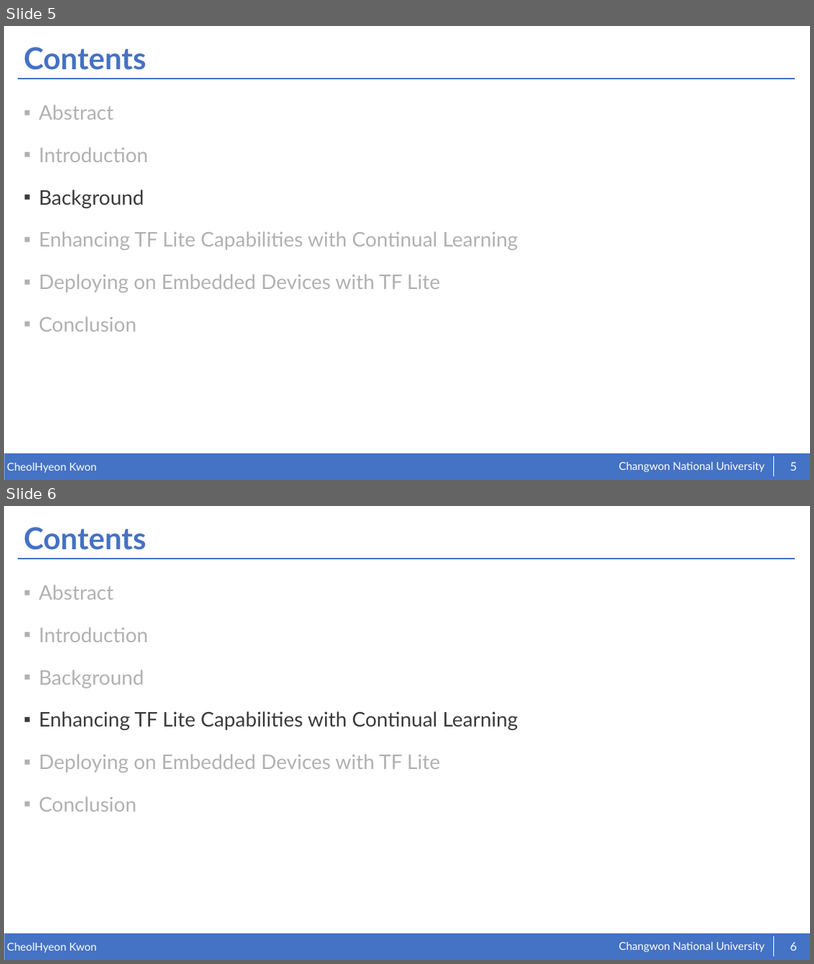
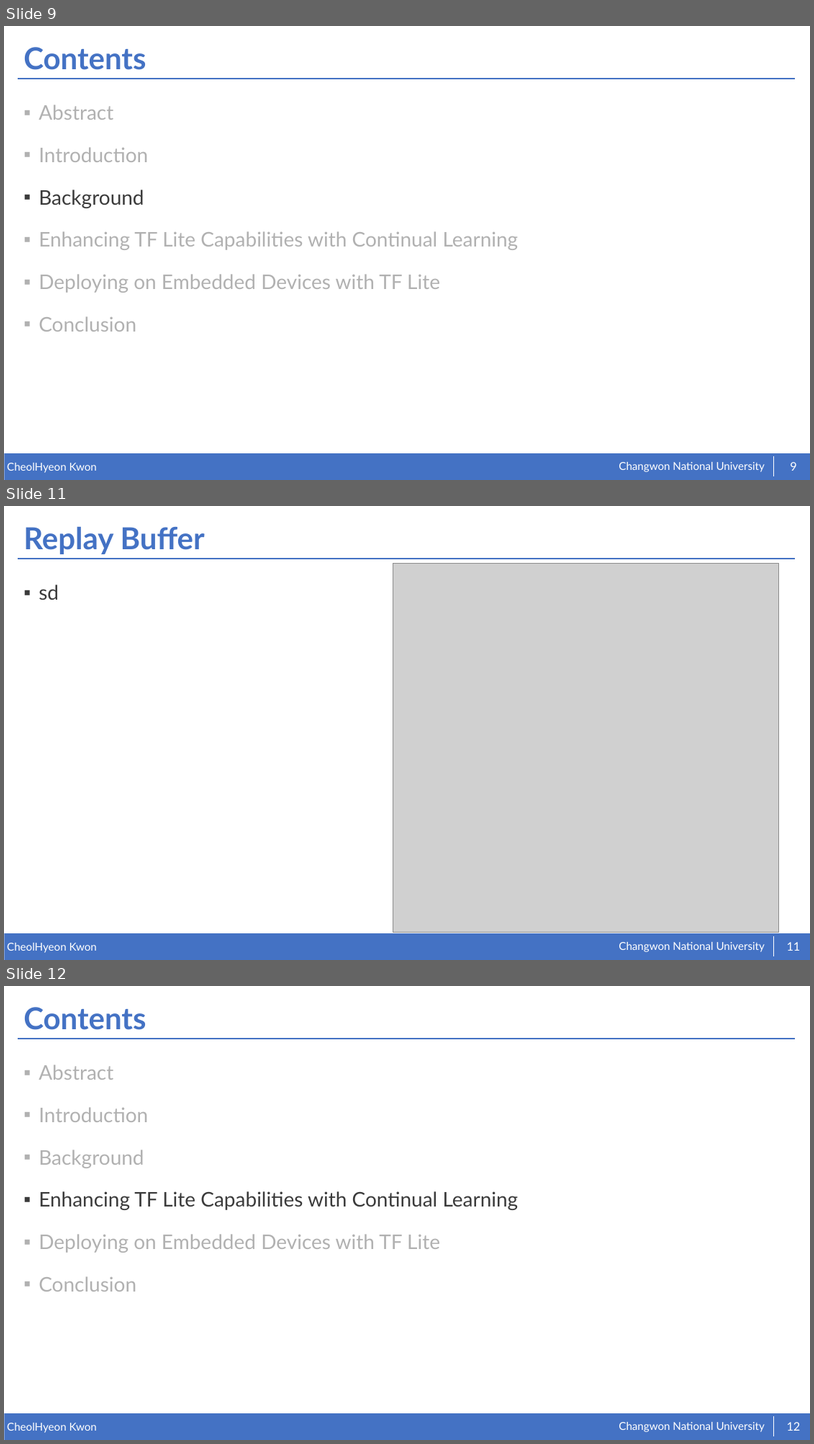
Before and after one commit to kkcchh9999/Studied_in_NOSLab, a slide deck: presentation/Continual Learning on the Edge with TensorFlow Lite.pptx. Shown one above the other, each under a label of ours: slides 5 and 6 before the commit, slides 9, 11 and 12 after it; the slides between them are not shown. The pictures are 814x964 and 814x1444 pixels, drawn with LibreOffice and Linux fonts; fonts in the diff are those of the drawing; grey boxes stand for pictures. Boxes give left, top, right and bottom in pixels: in the first picture for what was removed or moved away, otherwise in the second. Text is boxed around its words. In the diff, an @@ line names an element or a change of style, - is before the commit and + after.

```diff
--- a/presentation/Continual Learning on the Edge with TensorFlow Lite.pptx
+++ b/presentation/Continual Learning on the Edge with TensorFlow Lite.pptx
@@ slide 11 added at (4,506,810,960), background #FFFFFF; not listed: 5 template elements that a slide beside it also shows @@
@@ title added at (23,527,205,554), 36 pt, text #4472C4, bold @@
+Replay Buffer
@@ picture added at (393,564,779,932) @@
@@ text added at (39,584,59,600), 24 pt, text #3B3B3B @@
+▪ sd
@@ page number added at (787,942,801,950), 14 pt, text #FFFFFF @@
+11
@@ what was slide 5 is now slide 9 @@
@@ page number at (790,462,797,470): text changed @@
-5
+9
@@ what was slide 6 is now slide 12 @@
@@ page number at (787,1422,801,1430): text changed @@
-6
+12
```
Also in this commit, not shown: 1 slide changed, 5 other slides added.
